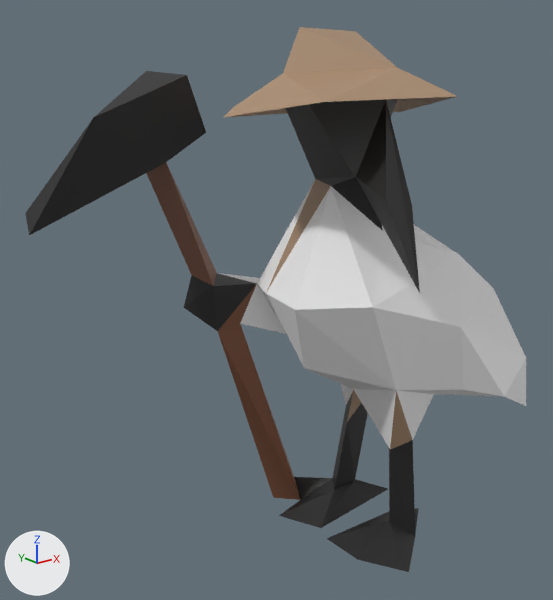
An edit to the glTF model docs/univers/archipeo/personnages/modeles/5e-delta-creature-sillon/final-200.glb, drawn before and after from the same camera.
Both versions are drawn from a camera (50 mm lens) standing at (-0.942, -0.93, 0.866) and looking at (-0.133, 0.081, 0.462). The axes (+X, +Y, +Z) are drawn at lower left. The lights are the same throughout. The picture after the commit comes second. Vertices at exactly the same position are counted once.

The first picture shows 'lion-200.001'.
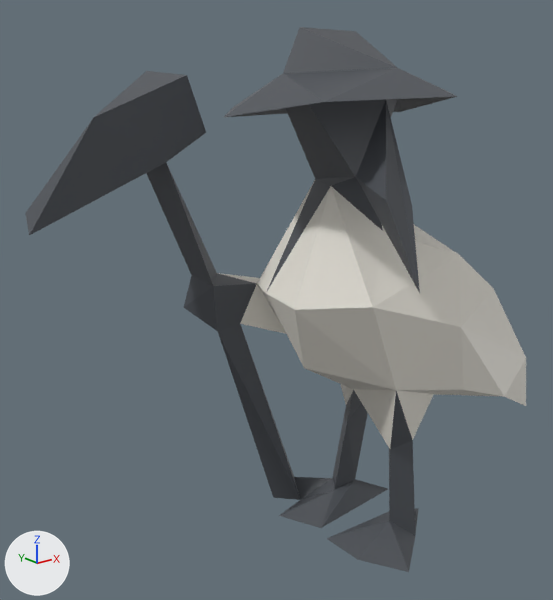
Pixel boxes (x1, y1, x2, y2) of what changed, in the pictures (553 x 600 px):
part 1 of me_geometry_0_002, recoloured (black to dark grey): (25, 71, 420, 572) in both
part 2 of me_geometry_0_002, recoloured: (218, 180, 526, 449) in both
part 3 of me_geometry_0_002, recoloured: (224, 27, 457, 450) in both

The change in detail:
me_geometry_0_002 has 100 vertices, 200 faces and spans x -0.533..0.498, y -0.249..0.217, z -0.008..0.914.
me_geometry_0_002 is used by ob_lion_200_001; location (0.0, 0.0, 0.0).
me_geometry_0_002 part 1: 92 faces centred in x -0.495..0.081, y -0.193..0.209, z -0.001..0.827 are repainted in the vertex colours; the middle colour goes from black #1f1e1e to dark grey #4e5258.
me_geometry_0_002 part 2: 74 faces centred in x -0.167..0.451, y -0.154..0.183, z 0.169..0.606 are repainted in the vertex colours; the middle colour goes from white #f4f3f4 to white #ece8de.
me_geometry_0_002 part 3: 34 faces centred in x -0.236..0.071, y -0.161..0.122, z 0.235..0.893 are repainted in the vertex colours; the middle colour goes from beige #aa8c6f to dark grey #4e5258.
